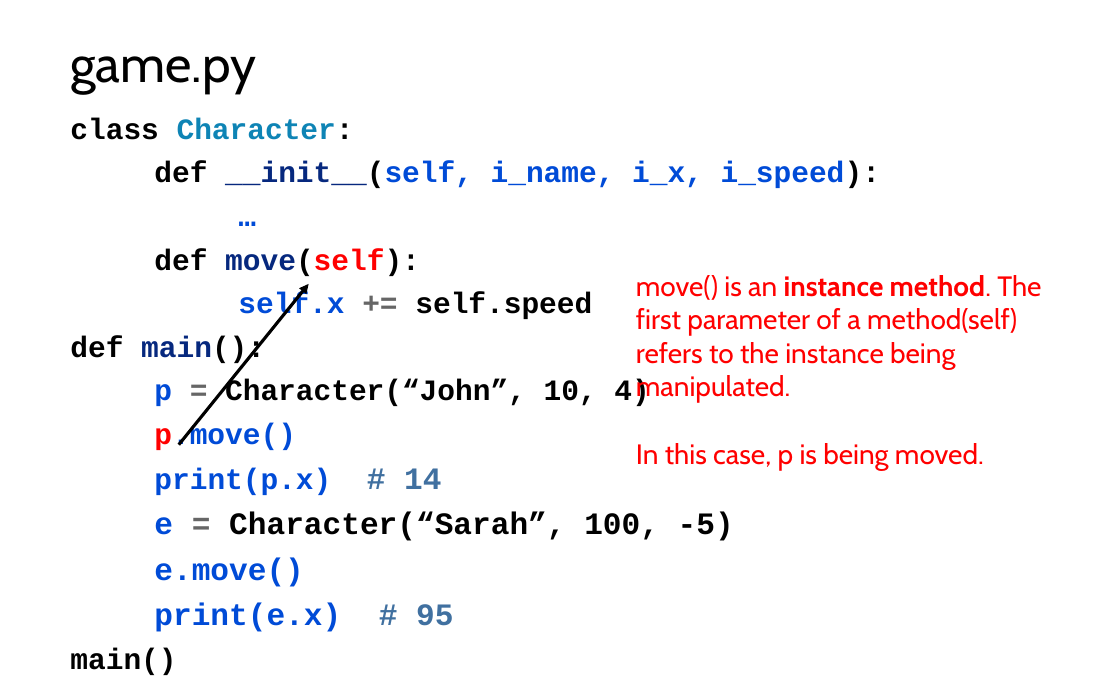
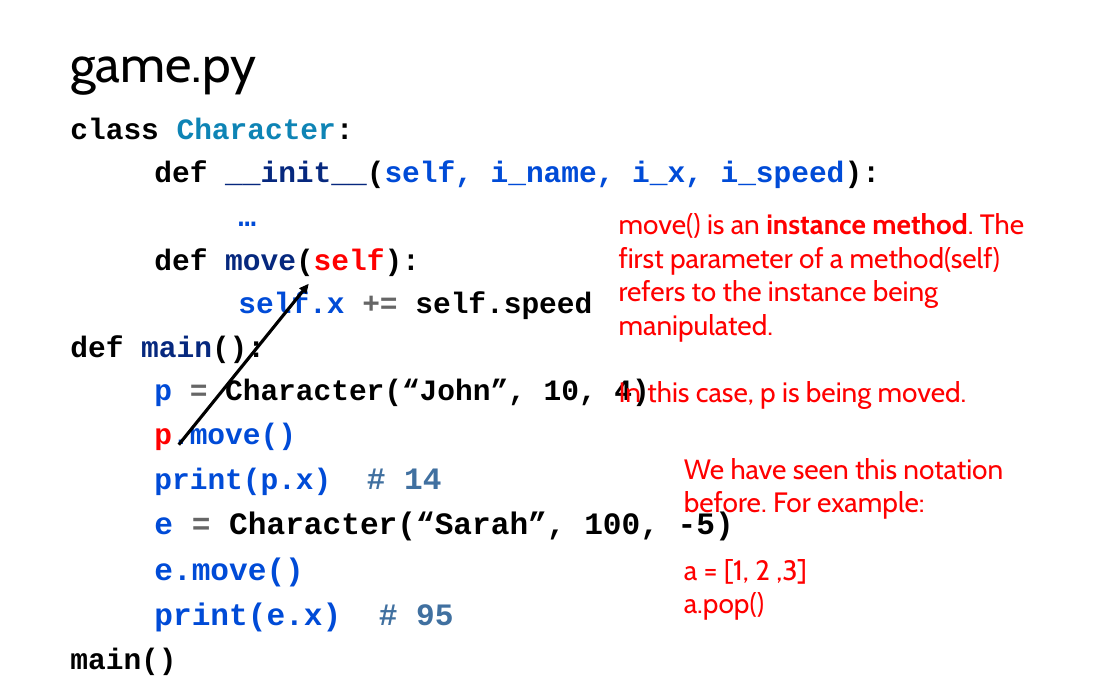
Before and after one commit to LongBaoNguyen/longbaonguyen.github.io, a slide deck: slide 15 of courses/apcsp/lect9.pptx. Drawn at 1120x700 pixels with LibreOffice and Linux fonts; fonts in the diff are those of the drawing. Boxes give left, top, right and bottom in pixels: in the first picture for what was removed or moved away, otherwise in the second. Text is boxed around its words. In the diff, an @@ line names an element or a change of style, - is before the commit and + after.

```diff
--- a/courses/apcsp/lect9.pptx
+++ b/courses/apcsp/lect9.pptx
@@ text "move() is an instance method. ...": place and size @@
-text "move() is an instance method. ..." at (636, 275, 1041, 470)
+text "move() is an instance method. ..." at (619, 213, 1024, 409)
@@ text added at (684, 458, 1003, 620), 18 pt, text #FF0000 @@
+We have seen this notation before. For example:
+a = [1, 2 ,3]
+a.pop()
```
Also in this commit, not shown: 3 other slides changed, 1 other file.
